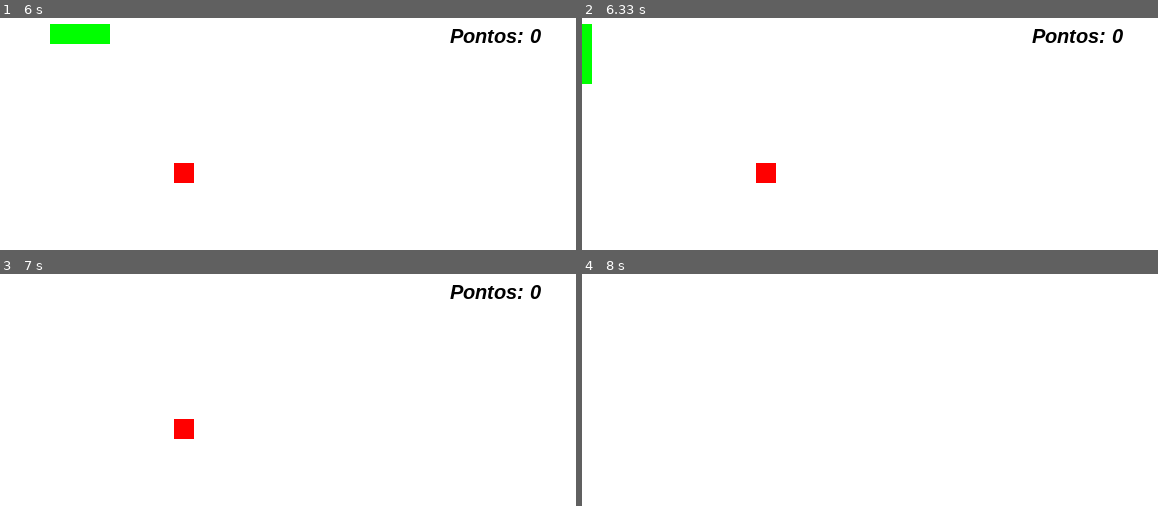
Above: before the commit, frames 1-4 (two rows, left to right).
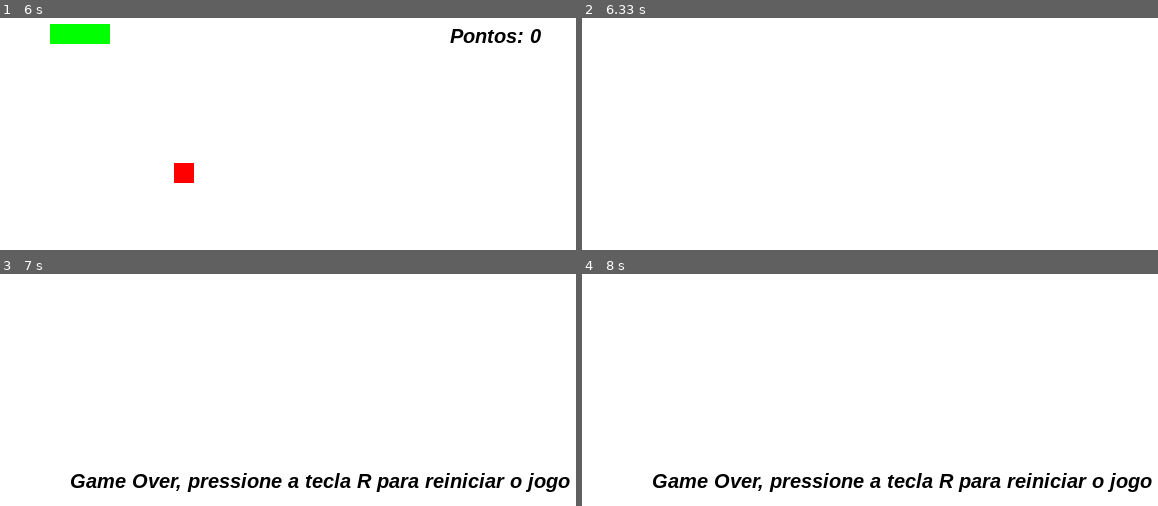
Above: after the commit, the same moments.

Repository: mateusblm/snake-game-pygame
Game: pygame game, started from snake.py
Same seed, same stepped clock (60 frames per second), same inputs: the game is played once before the commit and once after it.
Inputs:
- Up to frame 1 (6 s): tap W at 0.33, 5.3 s; hold Left 0.67-1.2 s; hold Down 1.23-1.53 s; hold Left 1.57-1.97 s; hold Up 2-2.37 s; hold Right 2.4-3.03 s; hold Down 3.07-3.43 s; hold Left 3.47-3.93 s; hold Right 3.97-4.43 s; hold Up 4.47-4.77 s; hold Right 4.8-5.27 s; hold Left from 5.63 s (still down)
- Up to frame 2 (6.33 s): release Left at 6.17 s; hold Down from 6.2 s (still down)
- Up to frame 3 (7 s): release Down at 6.5 s; hold Left 6.53-6.93 s
- Up to frame 4 (8 s): tap W at 7.37 s

Frame 1 is identical in both runs. In frame 2, 1.2% of the frame differs, in the area x 0-94%, y 2-72%; in frame 3, 3.3%, in the area x 12-99%, y 4-94%; in frame 4, 2.5%.

Commit message:
Arrumando erro de colisão com a parede da esquerda

Diff:
--- a/snake.py
+++ b/snake.py
@@ -105,6 +105,8 @@
     # Colisão com a parede
     if x_cobra > largura:
         morte = True
+    if x_cobra < 0:
+        morte = True
     if y_cobra < 0:
         morte = True
     if y_cobra > altura:
